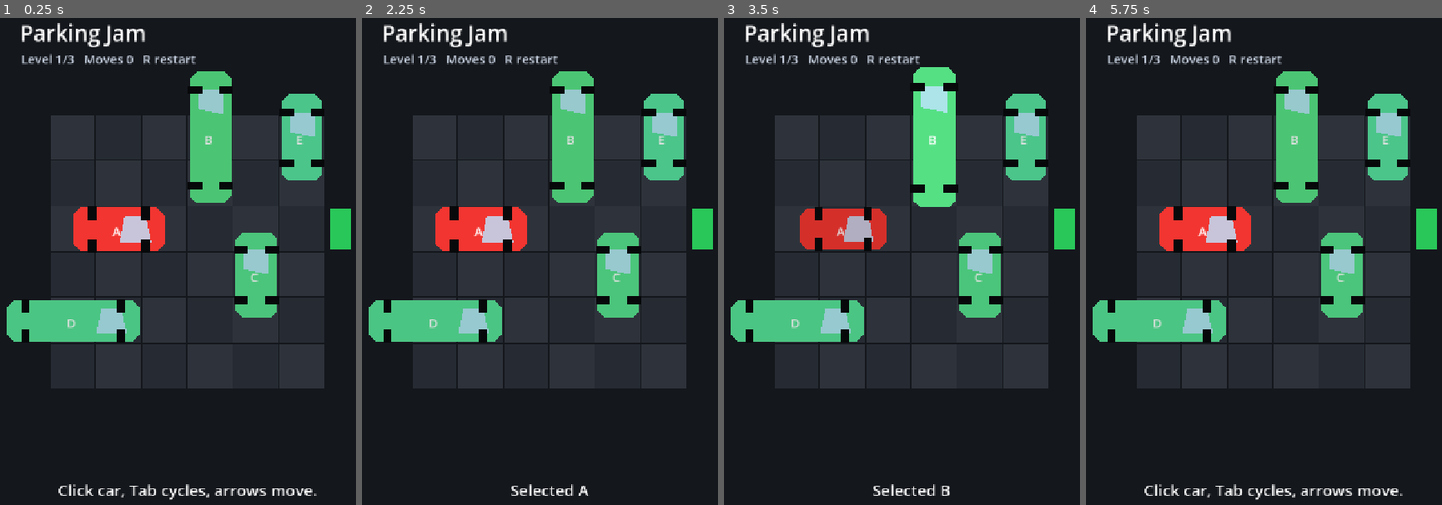
Above: before the commit, frames 1-4 (left to right).
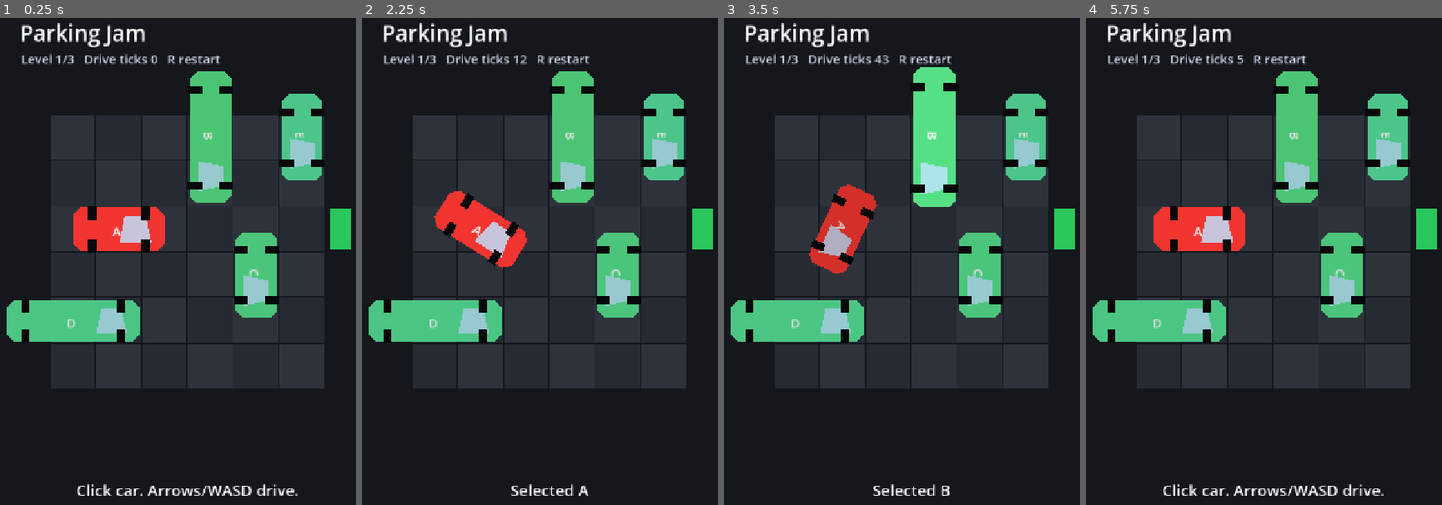
Above: after the commit, the same moments.

Repository: hpant5/Games
Game: Godot game, scene res://scenes/main.tscn
The game is run twice, just before and just after one commit, with the same random seed, the same clock (stepped at 60 frames per second) and the same inputs.
Inputs (mouse positions are in pixels of both pictures, inside the frame that each line leads up to):
- Up to frame 1 (0.25 s): no input
- Up to frame 2 (2.25 s): tap Enter at 0.5 s; drag from (479, 227) to (572, 139) at 0.52 s; tap R (restart_level) at 1.25, 2 s; drag from (572, 139) to (479, 227) at 1.27 s; hold Right from 2.03 s (still down); tap 9 at 2.1 s; click (479, 227) at 2.17 s
- Up to frame 3 (3.5 s): release Right at 2.75 s; drag from (934, 139) to (980, 276) at 2.77 s
- Up to frame 4 (5.75 s): tap R (restart_level) at 3.5, 4.25, 5, 5.65 s; drag from (1342, 276) to (1157, 319) at 3.52 s; drag from (1203, 227) to (1157, 319) at 4.27 s; move the mouse to (1296, 139) at 5.02 s; hold Down from 5.03 s (still down); tap Tab at 5.1 s; click (1296, 139) at 5.17 s

The runs differ from the first frame. In frame 1, 3.4% of the frame differs, in the area x 16-89%, y 7-99%; in frame 2, 4.1%; in frame 3, 5.0%, in the area x 21-89%, y 7-60%; in frame 4, 4.1%.

Commit message:
Add steering-based car controls

Diff:
--- a/scripts/car_piece.gd
+++ b/scripts/car_piece.gd
@@ -12,6 +12,7 @@
 var cell_size := 88.0
 var board_origin := Vector2.ZERO
 var drag_start := Vector2.ZERO
+var car_size := Vector2.ZERO
 
 @onready var body := $Body as Polygon2D
 @onready var windshield := $Windshield as Polygon2D
@@ -45,6 +46,7 @@
 		grid_position.x * cell_size + cell_size * 0.5,
 		grid_position.y * cell_size + cell_size * 0.5
 	)
+	rotation = PI * 0.5 if orientation == "v" else 0.0
 
 func _ready() -> void:
 	input_event.connect(_on_input_event)
@@ -54,32 +56,17 @@
 		drag_start = event.position
 		selected.emit(self)
 	elif event is InputEventMouseButton and not event.pressed and event.button_index == MOUSE_BUTTON_LEFT:
-		var drag: Vector2 = event.position - drag_start
-		_emit_drag_if_clear(drag)
+		pass
 	elif event is InputEventScreenTouch and event.pressed:
 		drag_start = event.position
 		selected.emit(self)
 	elif event is InputEventScreenTouch and not event.pressed:
-		var drag: Vector2 = event.position - drag_start
-		_emit_drag_if_clear(drag)
-
-func _emit_drag_if_clear(drag: Vector2) -> void:
-	if drag.length() < 18.0:
-		return
-	var direction := 0
-	if orientation == "h" and abs(drag.x) > abs(drag.y):
-		direction = 1 if drag.x > 0.0 else -1
-	elif orientation == "v" and abs(drag.y) > abs(drag.x):
-		direction = 1 if drag.y > 0.0 else -1
-	if direction != 0:
-		drag_requested.emit(self, direction)
+		pass
 
 func _refresh_visual() -> void:
 	if not is_node_ready():
 		return
-	var car_size := Vector2(cell_size * length - 10.0, cell_size - 10.0)
-	if orientation == "v":
-		car_size = Vector2(cell_size - 10.0, cell_size * length - 10.0)
+	car_size = Vector2(cell_size * length - 10.0, cell_size - 10.0)
 	body.polygon = _rounded_car_polygon(car_size)
 	body.color = Color(0.95, 0.21, 0.19) if target else _color_from_id(car_id)
 	windshield.polygon = _windshield_polygon(car_size)
@@ -110,42 +97,23 @@
 
 func _windshield_polygon(size: Vector2) -> PackedVector2Array:
 	var half := size * 0.5
-	if orientation == "h":
-		var front := half.x - 34.0
-		return PackedVector2Array([
-			Vector2(front - 38.0, -half.y + 15.0),
-			Vector2(front, -half.y + 15.0),
-			Vector2(front + 10.0, half.y - 15.0),
-			Vector2(front - 48.0, half.y - 15.0)
-		])
-	var front_y := -half.y + 34.0
+	var front := half.x - 34.0
 	return PackedVector2Array([
-		Vector2(-half.x + 15.0, front_y),
-		Vector2(half.x - 15.0, front_y),
-		Vector2(half.x - 15.0, front_y + 48.0),
-		Vector2(-half.x + 15.0, front_y + 38.0)
+		Vector2(front - 38.0, -half.y + 15.0),
+		Vector2(front, -half.y + 15.0),
+		Vector2(front + 10.0, half.y - 15.0),
+		Vector2(front - 48.0, half.y - 15.0)
 	])
 
 func _place_wheels(size: Vector2) -> void:
 	var half := size * 0.5
 	var wheel_size := Vector2(15.0, 26.0)
-	if orientation == "v":
-		wheel_size = Vector2(26.0, 15.0)
-	var offsets: Array[Vector2] = []
-	if orientation == "h":
-		offsets = [
-			Vector2(-half.x + 28.0, -half.y - 4.0),
-			Vector2(half.x - 42.0, -half.y - 4.0),
-			Vector2(-half.x + 28.0, half.y - 22.0),
-			Vector2(half.x - 42.0, half.y - 22.0)
-		]
-	else:
-		offsets = [
-			Vector2(-half.x - 4.0, -half.y + 28.0),
-			Vector2(-half.x - 4.0, half.y - 42.0),
-			Vector2(half.x - 22.0, -half.y + 28.0),
-			Vector2(half.x - 22.0, half.y - 42.0)
-		]
+	var offsets: Array[Vector2] = [
+		Vector2(-half.x + 28.0, -half.y - 4.0),
+		Vector2(half.x - 42.0, -half.y - 4.0),
+		Vector2(-half.x + 28.0, half.y - 22.0),
+		Vector2(half.x - 42.0, half.y - 22.0)
+	]
 	var wheels := [wheel_1, wheel_2, wheel_3, wheel_4]
 	for i in range(wheels.size()):
 		wheels[i].color = Color(0.03, 0.035, 0.045)
--- a/scripts/main.gd
+++ b/scripts/main.gd
@@ -11,6 +11,9 @@
 var board_origin := Vector2(96.0, 250.0)
 var moves := 0
 var completed := false
+var drive_speed := 185.0
+var reverse_speed := 105.0
+var turn_speed := 2.8
 
 @onready var board := $Board
 @onready var cars_layer := $Cars
@@ -20,6 +23,11 @@
 
 func _ready() -> void:
 	load_level(level_index)
+
+func _process(delta: float) -> void:
+	if completed or selected_car == null:
+		return
+	_drive_selected_car(delta)
 
 func _input(event: InputEvent) -> void:
 	if Input.is_action_just_pressed("restart_level"):
@@ -39,10 +47,8 @@
 			var number_index := _number_key_index(event.keycode)
 			if number_index >= 0 and number_index < cars.size():
 				_select_car(cars[number_index])
-			else:
-				var direction := _direction_from_key(event.keycode)
-				if direction != 0:
-					try_move(selected_car, direction)
+			elif _is_drive_key(event.keycode):
+				message.text = "Driving %s" % selected_car.car_id
 
 func load_level(index: int) -> void:
 	completed = false
@@ -64,18 +70,40 @@
 	_spawn_cars()
 	_select_target_car()
 	_update_hud()
-	message.text = "Click car, Tab cycles, arrows move."
-
-func try_move(car: Node, direction: int) -> void:
-	var delta := Vector2i(direction, 0) if car.orientation == "h" else Vector2i(0, direction)
-	if not _can_move(car, delta):
-		message.text = "%s is blocked" % car.car_id
-		return
-	car.set_grid_position(car.grid_position + delta)
+	message.text = "Click car. Arrows/WASD drive."
+
+func _drive_selected_car(delta: float) -> void:
+	var throttle := 0.0
+	if Input.is_key_pressed(KEY_UP) or Input.is_key_pressed(KEY_W):
+		throttle += 1.0
+	if Input.is_key_pressed(KEY_DOWN) or Input.is_key_pressed(KEY_S):
+		throttle -= 1.0
+
+	var steering := 0.0
+	if Input.is_key_pressed(KEY_LEFT) or Input.is_key_pressed(KEY_A):
+		steering -= 1.0
+	if Input.is_key_pressed(KEY_RIGHT) or Input.is_key_pressed(KEY_D):
+		steering += 1.0
+
+	if throttle == 0.0 and steering == 0.0:
+		return
+
+	var previous_position: Vector2 = selected_car.position
+	var previous_rotation: float = selected_car.rotation
+	var speed := drive_speed if throttle > 0.0 else reverse_speed
+	var turn_direction := 1.0 if throttle >= 0.0 else -1.0
+	selected_car.rotation += steering * turn_speed * turn_direction * delta
+	selected_car.position += Vector2.RIGHT.rotated(selected_car.rotation) * throttle * speed * delta
+
+	if _car_is_blocked(selected_car):
+		selected_car.position = previous_position
+		selected_car.rotation = previous_rotation
+		message.text = "%s bumped" % selected_car.car_id
+		return
+
 	moves += 1
-	message.text = "Moved %s" % car.car_id
 	_update_hud()
-	_check_win(car)
+	_check_win(selected_car)
 
 func _can_move(car: Node, delta: Vector2i) -> bool:
 	var width := int(level_data["width"])
@@ -95,7 +123,10 @@
 
 func _check_win(car: Node) -> void:
 	var width := int(level_data["width"])
-	if car.target and car.orientation == "h" and car.grid_position.x + car.length > width:
+	var exit_row := int(level_data["exit"]["row"])
+	var exit_y := board_origin.y + (float(exit_row) + 0.5) * cell_size
+	var exit_x := board_origin.x + float(width) * cell_size
+	if car.target and car.position.x > exit_x + cell_size * 0.35 and abs(car.position.y - exit_y) < cell_size * 0.6:
 		completed = true
 		message.text = "Escaped"
 		await get_tree().create_timer(0.8).timeout
@@ -129,7 +160,6 @@
 		cars_layer.add_child(car)
 		car.setup(car_data, cell_size, board_origin)
 		car.selected.connect(_select_car)
-		car.drag_requested.connect(try_move)
 		cars.append(car)
 
 func _select_target_car() -> void:
@@ -151,7 +181,7 @@
 
 func _update_hud() -> void:
 	title.text = "Parking Jam"
-	hud.text = "Level %d/%d   Moves %d   R restart" % [level_index, max_levels, moves]
+	hud.text = "Level %d/%d   Drive ticks %d   R restart" % [level_index, max_levels, moves]
 
 func _select_car_at(screen_position: Vector2) -> void:
 	for i in range(cars.size() - 1, -1, -1):
@@ -174,20 +204,50 @@
 	var next_index := (current_index + 1) % cars.size()
 	_select_car(cars[next_index])
 
-func _direction_from_key(keycode: Key) -> int:
-	if selected_car.orientation == "h":
-		if keycode == KEY_LEFT:
-			return -1
-		if keycode == KEY_RIGHT:
-			return 1
-	elif selected_car.orientation == "v":
-		if keycode == KEY_UP:
-			return -1
-		if keycode == KEY_DOWN:
-			return 1
-	return 0
-
 func _number_key_index(keycode: Key) -> int:
 	if keycode >= KEY_1 and keycode <= KEY_9:
 		return int(keycode - KEY_1)
 	return -1
+
+func _is_drive_key(keycode: Key) -> bool:
+	return keycode in [KEY_UP, KEY_DOWN, KEY_LEFT, KEY_RIGHT, KEY_W, KEY_A, KEY_S, KEY_D]
+
+func _car_is_blocked(car: Node) -> bool:
+	if not _car_stays_in_lot(car):
+		return true
+	for other in cars:
+		if other == car:
+			continue
+		if _car_rect(car).intersects(_car_rect(other)):
+			return true
+	return false
+
+func _car_stays_in_lot(car: Node) -> bool:
+	var width := int(level_data["width"])
+	var height := int(level_data["height"])
+	var lot_rect := Rect2(board_origin, Vector2(width, height) * cell_size)
+	var rect := _car_rect(car)
+	if car.target and _is_near_exit(car):
+		var expanded := lot_rect.grow(cell_size * 0.4)
+		expanded.size.x += cell_size * 1.4
+		return expanded.encloses(rect)
+	return lot_rect.encloses(rect)
+
+func _is_near_exit(car: Node) -> bool:
+	var exit_row := int(level_data["exit"]["row"])
+	var exit_y := board_origin.y + (float(exit_row) + 0.5) * cell_size
+	return abs(car.position.y - exit_y) < cell_size * 0.65 and cos(car.rotation) > 0.35
+
+func _car_rect(car: Node) -> Rect2:
+	var half: Vector2 = car.car_size * 0.5
+	var points := [
+		Vector2(-half.x, -half.y),
+		Vector2(half.x, -half.y),
+		Vector2(half.x, half.y),
+		Vector2(-half.x, half.y)
+	]
+	var first: Vector2 = car.position + points[0].rotated(car.rotation)
+	var rect := Rect2(first, Vector2.ZERO)
+	for point in points:
+		rect = rect.expand(car.position + point.rotated(car.rotation))
+	return rect
Not shown, changed: README.md
